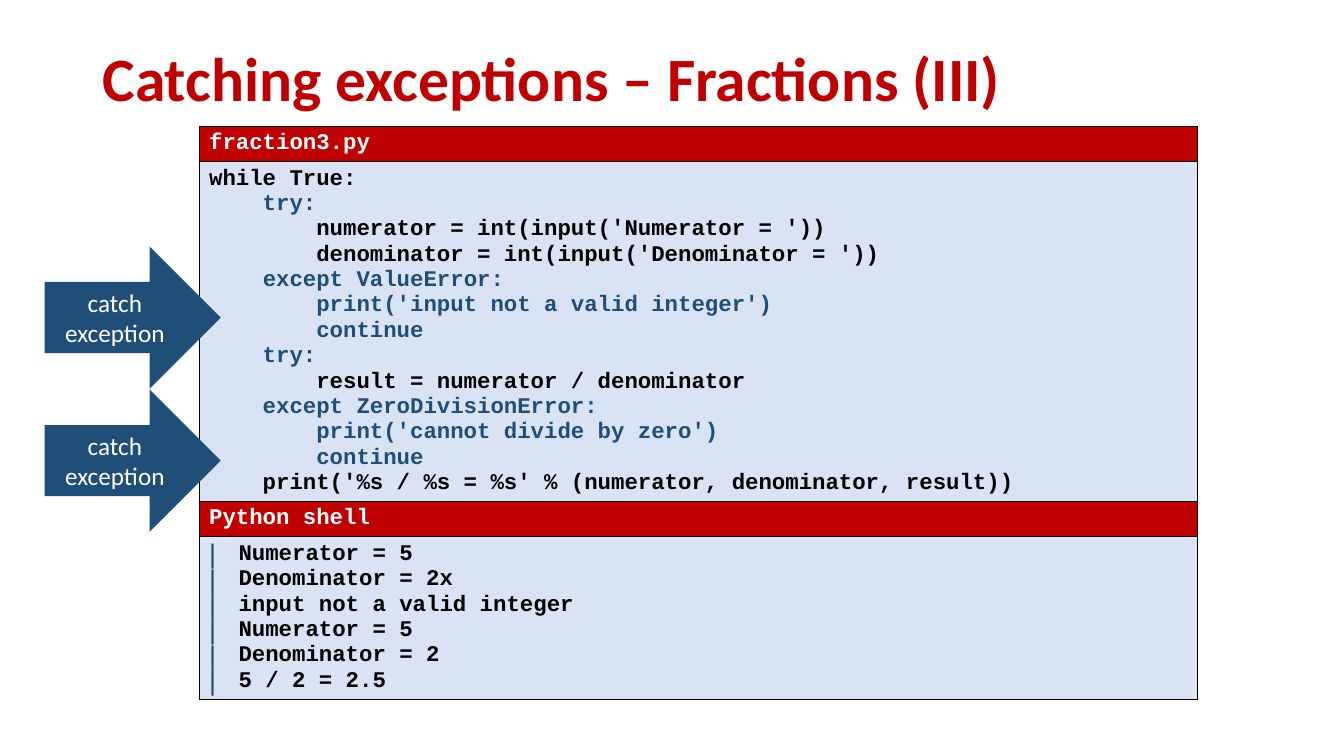
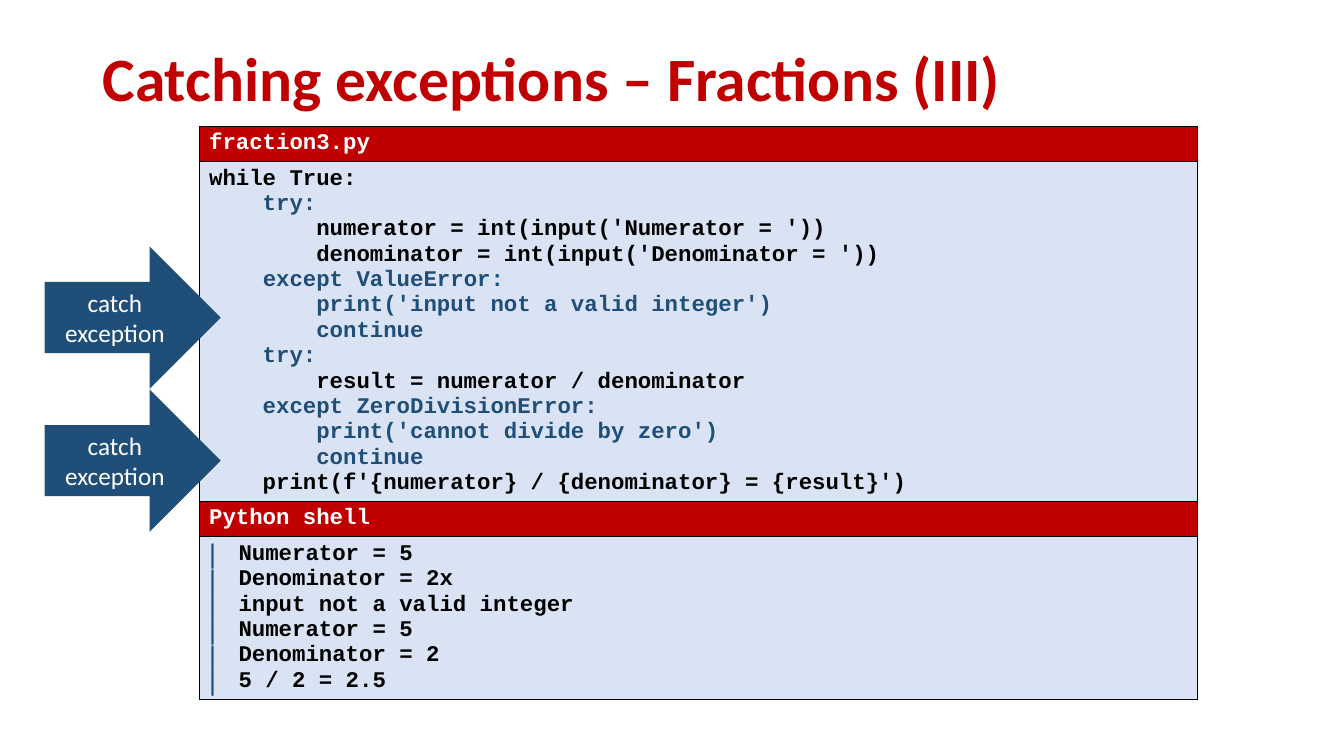
Before and after one commit to gsbrodal/gsbrodal.github.io, a slide deck: slide 7 of ipsa/slides/exceptions.pptx. Drawn at 1344x756 pixels with LibreOffice and Linux fonts; fonts in the diff are those of the drawing. Boxes give left, top, right and bottom in pixels: in the first picture for what was removed or moved away, otherwise in the second. Text is boxed around its words. In the diff, an @@ line names an element or a change of style, - is before the commit and + after.

```diff
--- a/ipsa/slides/exceptions.pptx
+++ b/ipsa/slides/exceptions.pptx
@@ table at (199, 126, 1197, 731) @@
-row 2, column 1: while True: / try: / numerator = int(input('Numerator = ')) / denominator = int(input('Denominator = ')) / except ValueError: / print('input not a valid integer') / continue / try: / result = numerator / denominator / except ZeroDivisionError: / print('cannot divide by zero') / continue / print('%s / %s = %s' % (numerator, denominator, result))
+row 2, column 1: while True: / try: / numerator = int(input('Numerator = ')) / denominator = int(input('Denominator = ')) / except ValueError: / print('input not a valid integer') / continue / try: / result = numerator / denominator / except ZeroDivisionError: / print('cannot divide by zero') / continue / print(f'{numerator} / {denominator} = {result}')
```
Also in this commit, not shown: 12 other slides changed, 12 other files.
